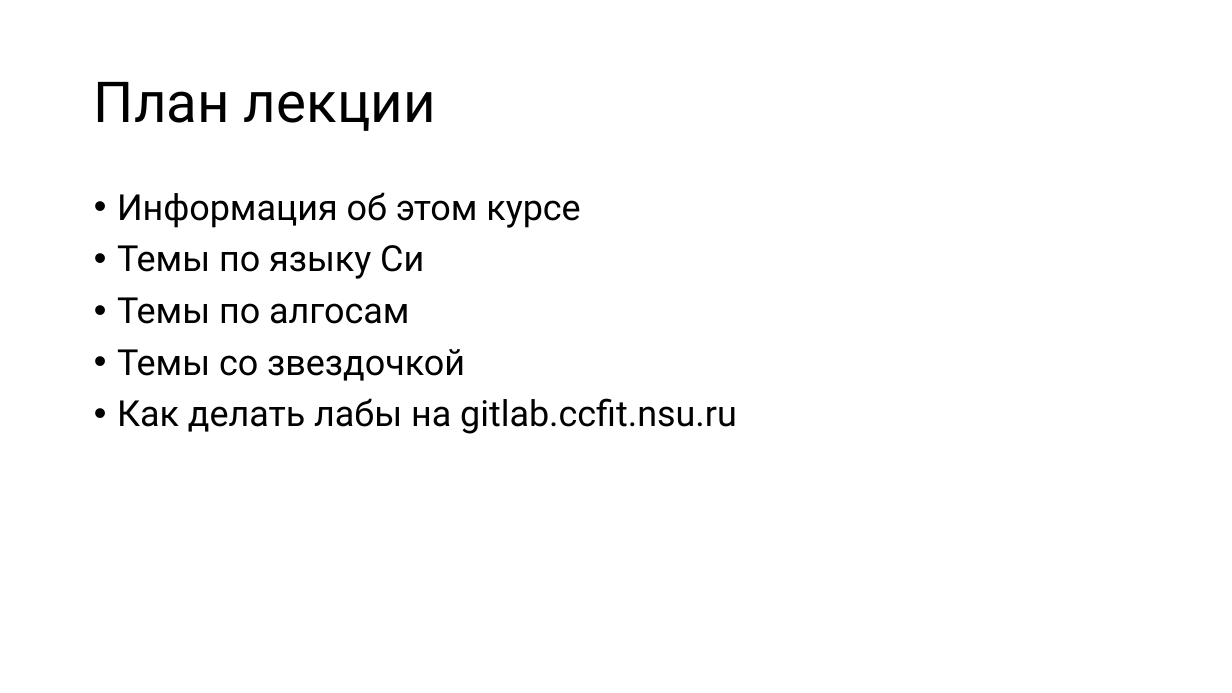
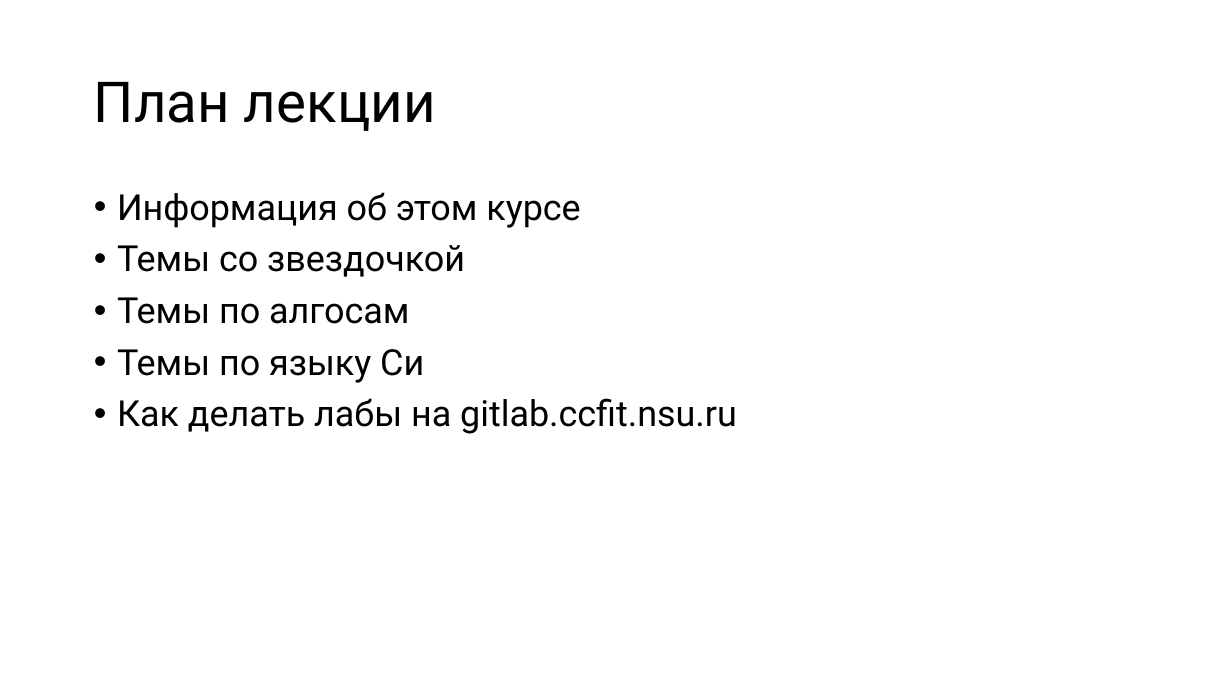
Before and after one commit to Evgueni-Petrov-aka-espetrov/Algorithms-and-Programming-in-C-pptx, a slide deck: slide 2 of 00 План-капкан до весны.pptx. Drawn at 1232x693 pixels with LibreOffice and Linux fonts; fonts in the diff are those of the drawing. Boxes give left, top, right and bottom in pixels: in the first picture for what was removed or moved away, otherwise in the second. Text is boxed around its words. In the diff, an @@ line names an element or a change of style, - is before the commit and + after.

```diff
--- a/00 План-капкан до весны.pptx
+++ b/00 План-капкан до весны.pptx
@@ text at (x1=117, y1=245, x2=465, y2=324): paragraphs added @@
+• Темы со звездочкой
+• Темы по алгосам
@@ text at (x1=117, y1=297, x2=465, y2=381): paragraphs removed @@
-• Темы по алгосам
-• Темы со звездочкой
```
Also in this commit, not shown: 3 other slides changed, 14 slides added.
